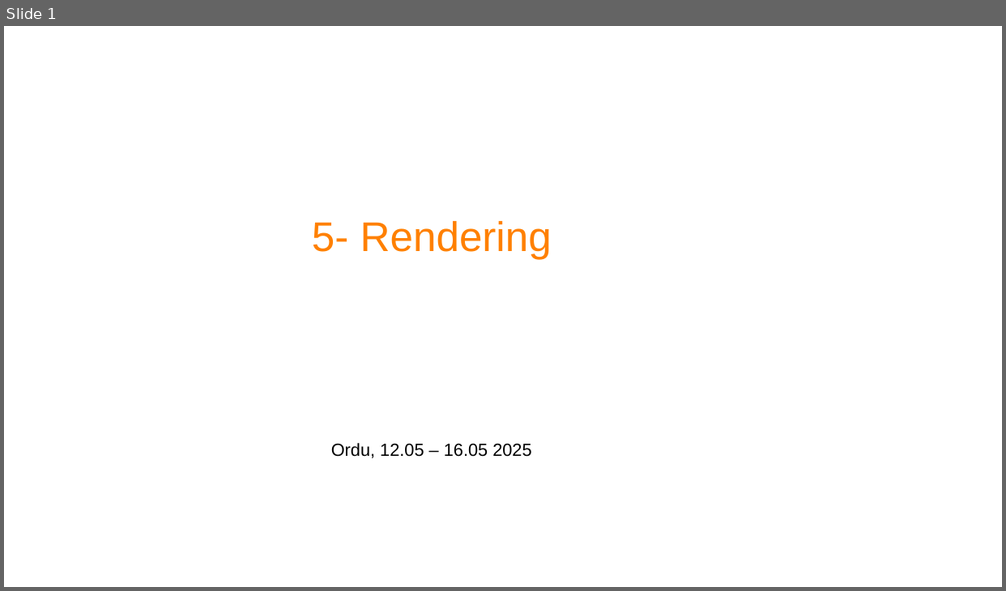
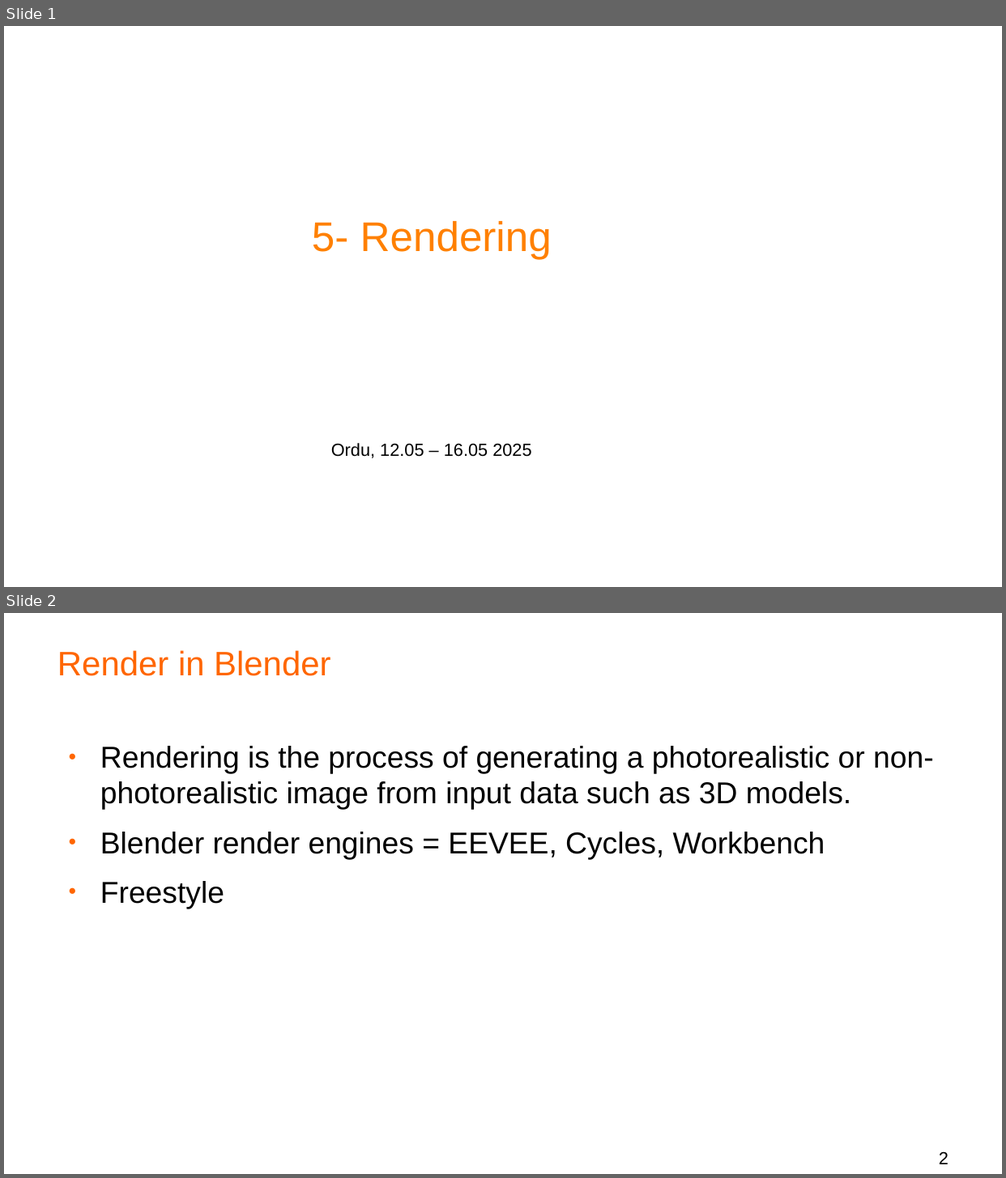
Before and after one commit to projetoalfobre/Ordu-2025-3d-training, a slide deck: presentations/5-rendering.odp. Shown one above the other, each under a label of ours: slide 1 before the commit, slides 1 and 2 after it. The pictures are 1006x591 and 1006x1178 pixels, drawn with LibreOffice and Linux fonts; fonts in the diff are those of the drawing; background and template pictures are left out. Boxes give left, top, right and bottom in pixels: in the first picture for what was removed or moved away, otherwise in the second. Text is boxed around its words. In the diff, an @@ line names an element or a change of style, - is before the commit and + after.

```diff
--- a/presentations/5-rendering.odp
+++ b/presentations/5-rendering.odp
@@ slide 2 added at box(4, 613, 1002, 1174), background #FFFFFF @@
@@ title added at box(57, 650, 330, 676), 27 pt, text #FF6600 @@
+Render in Blender
@@ text added at box(100, 746, 934, 909), 24 pt, text #000000 @@
+● Rendering is the process of generating a photorealistic or non-photorealistic image from input data such as 3D models.
+● Blender render engines = EEVEE, Cycles, Workbench
+● Freestyle
@@ page number added at box(939, 1152, 948, 1165), 14 pt, text #000000 @@
+2
```
Also in this commit, not shown: 4 other slides added, 1 slide removed, 7 other files.
